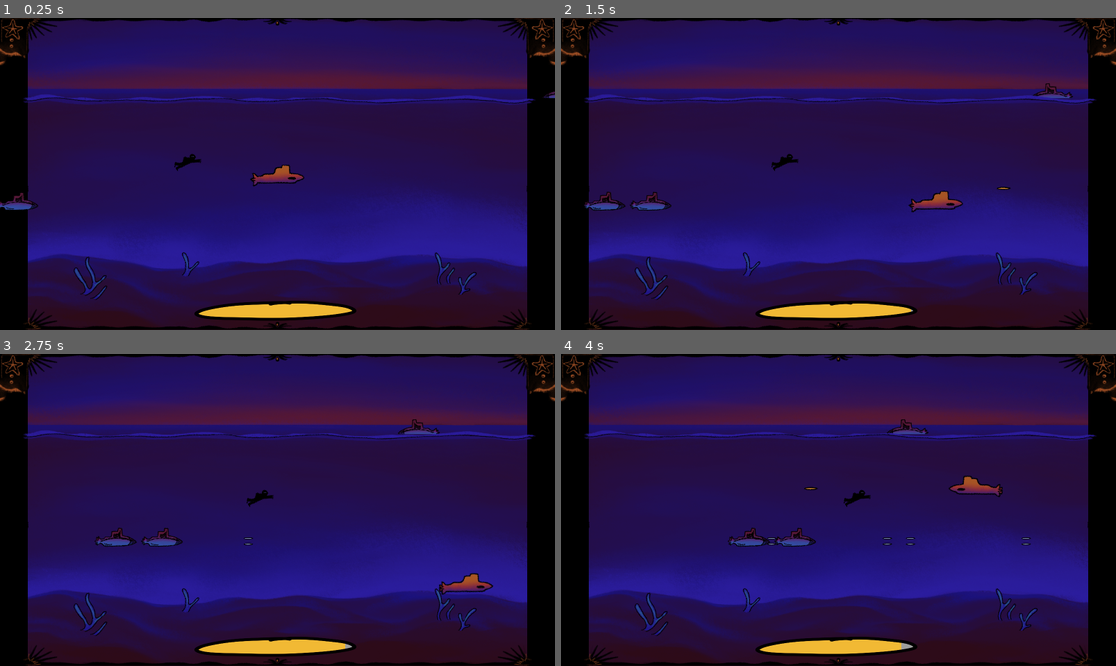
Above: before the commit, frames 1-4 (two rows, left to right).
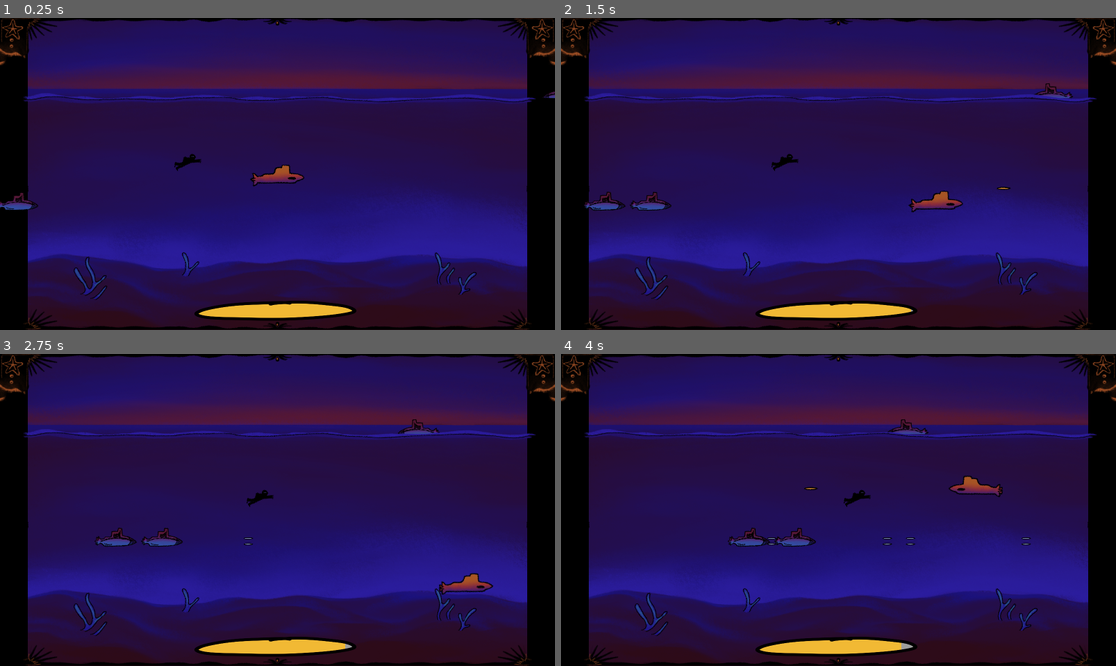
Above: after the commit, the same moments.

Repository: bakdorl/Seaquest
Game: Godot game, scene res://ocean.tscn
Two runs of this game, one before a commit and one after it. Both use one fixed random seed, a clock stepped at 60 frames per second and the inputs below.
Inputs:
- Up to frame 1 (0.25 s): no input
- Up to frame 2 (1.5 s): hold D (right) 0.53-1.28 s; tap Space (shoot) at 0.6, 1.35 s; hold S (down) from 1.28 s (still down)
- Up to frame 3 (2.75 s): release S (down) at 2.03 s; hold D (right) from 2.03 s (still down); tap Space (shoot) at 2.1 s
- Up to frame 4 (4 s): release D (right) at 2.78 s; hold W (up) 2.78-3.53 s; tap Space (shoot) at 2.85, 3.6 s; hold A (left) from 3.53 s (still down)

The runs differ from the first frame. In frame 1, 1.1% of the frame differs, in the area x 4-97%, y 24-28%; in frame 2, 1.1%; in frame 3, 1.1%; in frame 4, 1.1%.

Commit message:
detail changes

Diff:
--- a/background_details.tscn
+++ b/background_details.tscn
@@ -1,7 +1,6 @@
 [gd_scene format=3 uid="uid://dwhxcn7bahe22"]
 
 [ext_resource type="Texture2D" uid="uid://b1ithutyo5lyh" path="res://background details/Algas sprite.png" id="1_rxbuu"]
-[ext_resource type="Script" uid="uid://cjs2t1bsgiwat" path="res://algacoral.gd" id="2_p78r2"]
 [ext_resource type="Texture2D" uid="uid://cavwnx5nsfrk6" path="res://background details/WATERLINE sprites.png" id="3_2it6s"]
 [ext_resource type="Texture2D" uid="uid://dtnygporbol6y" path="res://background details/Camada_18.png" id="4_nicop"]
 
@@ -35,6 +34,8 @@
 "name": &"defaultalga",
 "speed": 5.0
 }]
+
+[sub_resource type="GDScript" id="GDScript_46qu5"]
 
 [sub_resource type="AtlasTexture" id="AtlasTexture_ykq71"]
 atlas = ExtResource("3_2it6s")
@@ -86,10 +87,10 @@
 position = Vector2(952, 888)
 sprite_frames = SubResource("SpriteFrames_k7sri")
 animation = &"defaultalga"
-script = ExtResource("2_p78r2")
+script = SubResource("GDScript_46qu5")
 
 [node name="linha_agua" type="AnimatedSprite2D" parent="." unique_id=430913226]
-position = Vector2(956, 278)
+position = Vector2(956, 274)
 sprite_frames = SubResource("SpriteFrames_v4vv0")
 animation = &"defaultagua"
 
--- a/spawn_manager.gd
+++ b/spawn_manager.gd
@@ -27,7 +27,7 @@
 			process_lane_spawn(idx)
 	if not surface_active and randf() < 0.15:
 		process_surface_spawn()
-	if available_indices.size() > 0 and randf() < 0.15:
+	if available_indices.size() > 0 and randf() < 0.30:
 		var diver_lane = available_indices.pick_random()
 		process_diver_spawn(diver_lane)
 	await get_tree().create_timer(randf_range(3.0, 5.0)).timeout
@@ -71,16 +71,6 @@
 
 
 
-
-
-
-
-
-
-
-
-
-
 func process_diver_spawn(lane_idx):
 	lane_active[lane_idx] = true
 	var y_pos = LANES[lane_idx]
